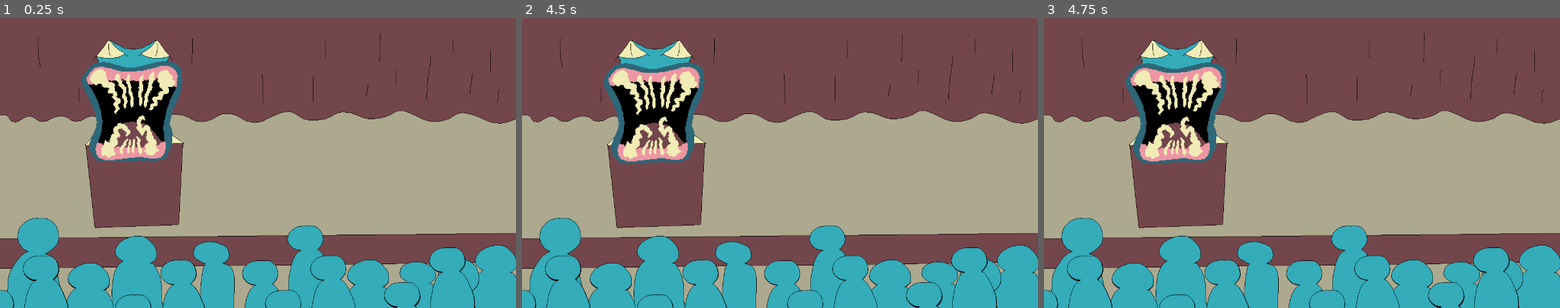
Above: before the commit, frames 1-3 (left to right).
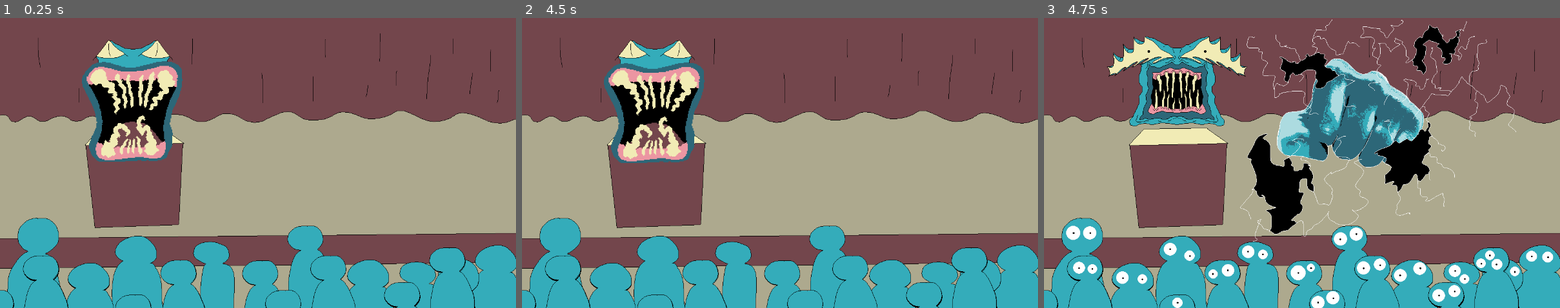
Above: after the commit, the same moments.

Repository: sym-z/speech-and-spell
Game: Godot game, scene res://scenes/speech_scene.tscn
Two runs of this game, one before a commit and one after it. Both use one fixed random seed, a clock stepped at 60 frames per second and the inputs below. This scene is started directly instead of the project's main scene. The engine's default icon, where the game draws it, is replaced by a stand-in: a white triangle on a blue panel in a dark square.
Inputs (mouse positions are in pixels of both pictures, inside the frame that each line leads up to):
- Up to frame 1 (0.25 s): no input
- Up to frame 2 (4.5 s): tap Enter at 0.5, 2, 3.5 s; move the mouse to (656, 110) at 0.52 s; click (656, 110) at 0.67 s; tap Space at 1.25, 2.75, 4.25 s; move the mouse to (676, 177) at 1.27 s; click (676, 177) at 1.42 s; move the mouse to (831, 99) at 2.02 s; click (831, 99) at 2.17 s; move the mouse to (754, 221) at 2.77 s; click (754, 221) at 2.92 s; move the mouse to (934, 206) at 3.52 s; click (934, 206) at 3.67 s; move the mouse to (625, 119) at 4.27 s; click (625, 119) at 4.42 s
- Up to frame 3 (4.75 s): no input

Frames 1-2 are identical in both runs. In frame 3, 21% of the frame differs, in the area x 4-99%, y 0-100%.

Commit message:
good and bad ending implemented

Diff:
--- a/game-code/speech-and-spell/scenes/speech_scene.tscn
+++ b/game-code/speech-and-spell/scenes/speech_scene.tscn
@@ -1,9 +1,12 @@
-[gd_scene load_steps=6 format=3 uid="uid://c8gif6a3kdtt8"]
+[gd_scene load_steps=9 format=3 uid="uid://c8gif6a3kdtt8"]
 
 [ext_resource type="Script" path="res://scripts/speech_scene.gd" id="1_jkc3a"]
 [ext_resource type="Texture2D" uid="uid://cyq80u30nfjl8" path="res://sprites/speech-performance-sketch.png" id="1_mwkyu"]
 [ext_resource type="Texture2D" uid="uid://b23bsbju3p7gq" path="res://sprites/performance.png" id="2_hve7i"]
 [ext_resource type="PackedScene" uid="uid://d2qyyctn7xjl8" path="res://scenes/mouth.tscn" id="3_p0y24"]
+[ext_resource type="Texture2D" uid="uid://d0uuuu4kge30n" path="res://sprites/ending-bad.png" id="4_plc7a"]
+[ext_resource type="Texture2D" uid="uid://ba0i3ir1kxeo8" path="res://sprites/ending-good1.png" id="5_mn7c6"]
+[ext_resource type="Texture2D" uid="uid://dnwylht2yh228" path="res://sprites/ending-good2.png" id="6_fmhte"]
 
 [sub_resource type="SpriteFrames" id="SpriteFrames_6rejj"]
 animations = [{
@@ -14,11 +17,31 @@
 "loop": true,
 "name": &"default",
 "speed": 5.0
+}, {
+"frames": [{
+"duration": 1.0,
+"texture": ExtResource("4_plc7a")
+}],
+"loop": true,
+"name": &"loss",
+"speed": 5.0
+}, {
+"frames": [{
+"duration": 1.0,
+"texture": ExtResource("5_mn7c6")
+}, {
+"duration": 1.0,
+"texture": ExtResource("6_fmhte")
+}],
+"loop": true,
+"name": &"win",
+"speed": 25.0
 }]
 
-[node name="Speech Scene" type="Node2D" node_paths=PackedStringArray("mouth")]
+[node name="Speech Scene" type="Node2D" node_paths=PackedStringArray("mouth", "backgroundImage")]
 script = ExtResource("1_jkc3a")
 mouth = NodePath("Mouth")
+backgroundImage = NodePath("Background Image")
 
 [node name="Reference Image" type="Sprite2D" parent="."]
 visible = false
@@ -27,6 +50,7 @@
 
 [node name="Background Image" type="AnimatedSprite2D" parent="."]
 sprite_frames = SubResource("SpriteFrames_6rejj")
+autoplay = "default"
 centered = false
 
 [node name="Mouth" parent="." instance=ExtResource("3_p0y24")]
--- a/game-code/speech-and-spell/scripts/speech_scene.gd
+++ b/game-code/speech-and-spell/scripts/speech_scene.gd
@@ -1,18 +1,12 @@
 extends Node2D
 @export var mouth : AnimatedSprite2D
-
-# Called when the node enters the scene tree for the first time.
+@export var backgroundImage : AnimatedSprite2D
 func _ready():
 	mouth.perform()
-	pass # Replace with function body.
-
-
-# Called every frame. 'delta' is the elapsed time since the previous frame.
-func _process(delta):
-	pass
-
-
 func _on_mouth_end_perf():
-	print("SHOW CORRECT IMAGE")
+	mouth.visible = false;
 	print("GAME WON: ", Globals.gameWon)
-	pass # Replace with function body.
+	if(Globals.gameWon):
+		backgroundImage.animation = "win"
+	else:
+		backgroundImage.animation = "loss"
Not shown, added: game-code/speech-and-spell/sprites/ending-bad.png.import
Not shown, added: game-code/speech-and-spell/sprites/ending-good1.png.import
Not shown, added: game-code/speech-and-spell/sprites/ending-good2.png.import
